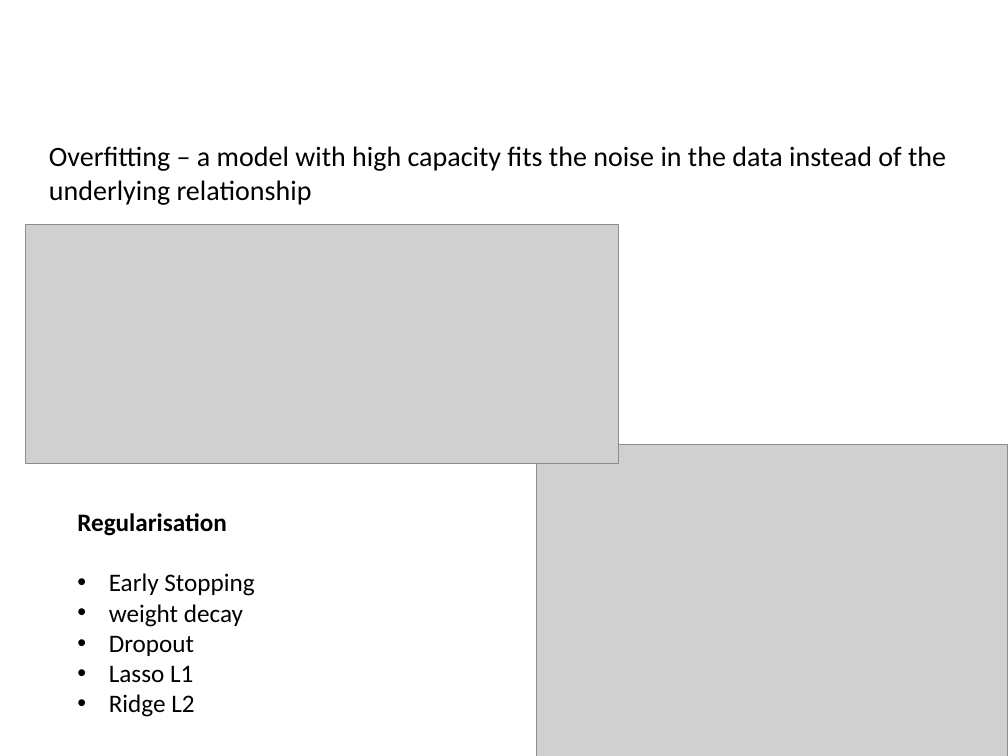
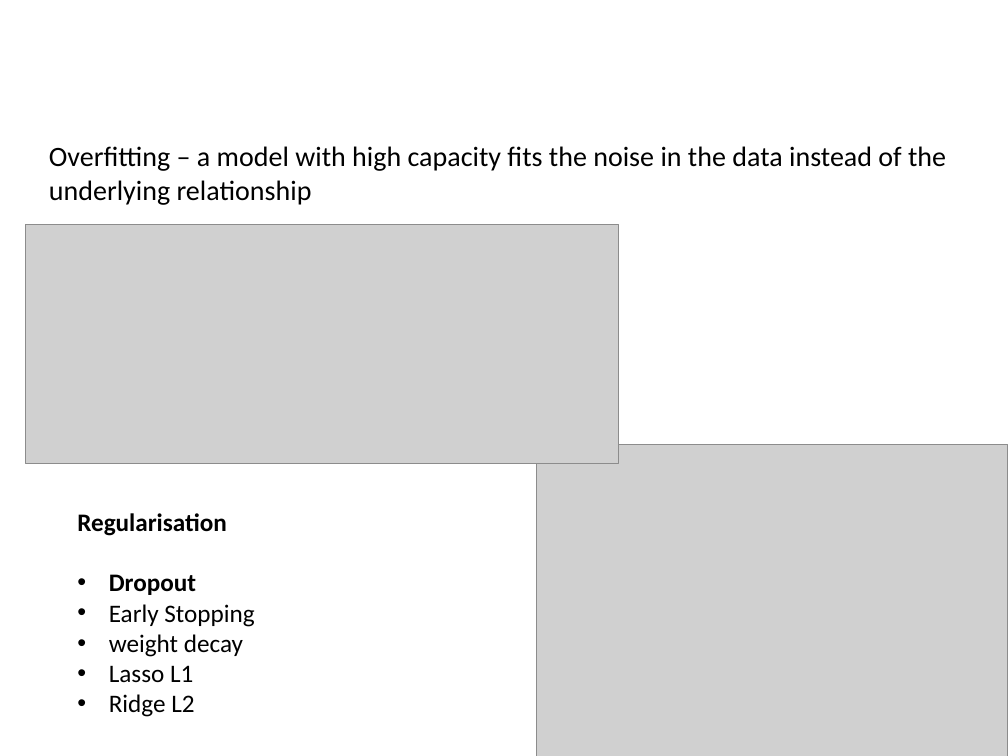
Before and after one commit to lshtm-genomics/omics-course, a slide deck: slide 21 of docs/presentations/AI-dr_prediction.pptx (slide 17 before the commit). Drawn at 1008x756 pixels with LibreOffice and Linux fonts; fonts in the diff are those of the drawing; grey boxes stand for pictures; background and template pictures are left out. Boxes give left, top, right and bottom in pixels: in the first picture for what was removed or moved away, otherwise in the second. Text is boxed around its words. In the diff, an @@ line names an element or a change of style, - is before the commit and + after.

```diff
--- a/docs/presentations/AI-dr_prediction.pptx
+++ b/docs/presentations/AI-dr_prediction.pptx
@@ text at box(109, 574, 196, 595): paragraph added @@
+• Dropout
@@ text at box(109, 635, 194, 656): paragraph removed @@
-• Dropout
```
Also in this commit, not shown: 5 other slides changed, 4 slides added, 1 slide removed.
